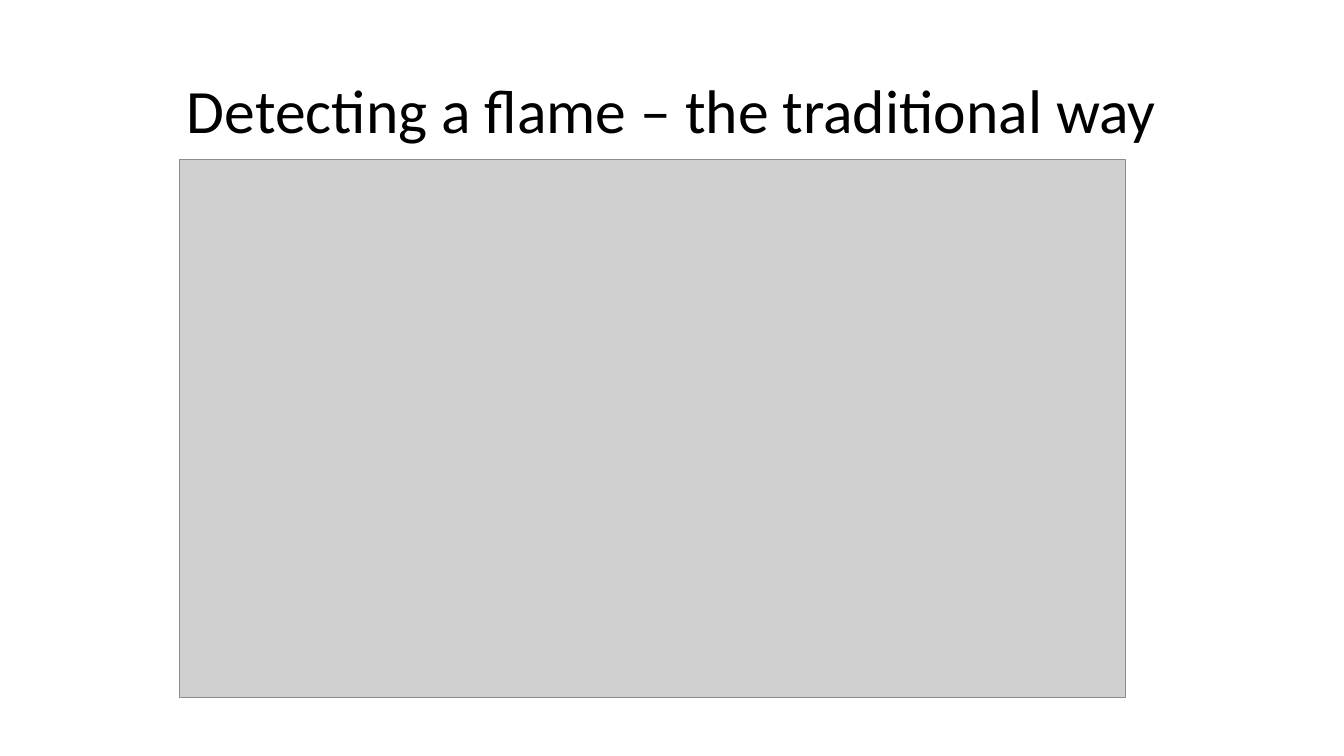
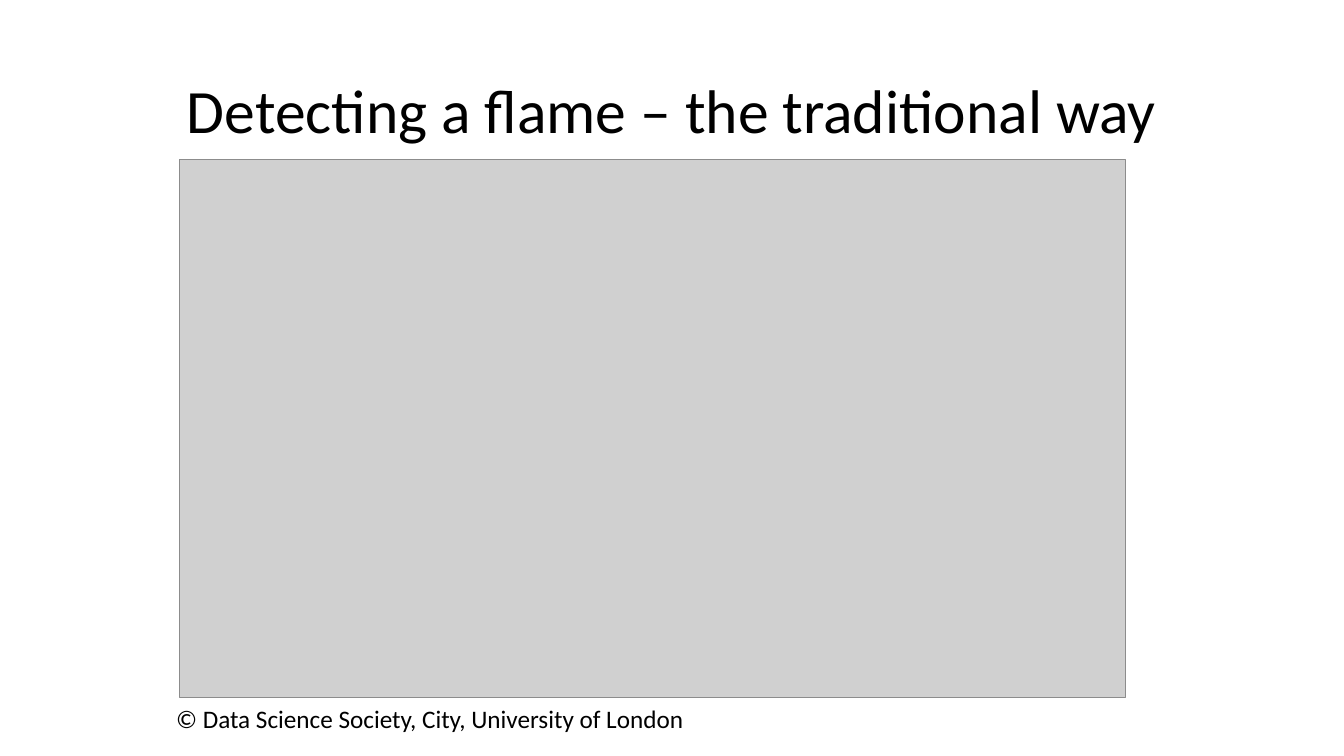
Before and after one commit to dsikar/pi-face-recognition, a slide deck: slide 5 of workshop/FaceRecognitionInTheWild-Presentation.pptx. Drawn at 1344x756 pixels with LibreOffice and Linux fonts; fonts in the diff are those of the drawing; grey boxes stand for pictures. Boxes give left, top, right and bottom in pixels: in the first picture for what was removed or moved away, otherwise in the second. Text is boxed around its words. In the diff, an @@ line names an element or a change of style, - is before the commit and + after.

```diff
--- a/workshop/FaceRecognitionInTheWild-Presentation.pptx
+++ b/workshop/FaceRecognitionInTheWild-Presentation.pptx
@@ text added at bbox=[203, 710, 683, 732], 18 pt, text #000000 @@
+© Data Science Society, City, University of London
```
Also in this commit, not shown: 3 other slides changed, 12 slides added.
